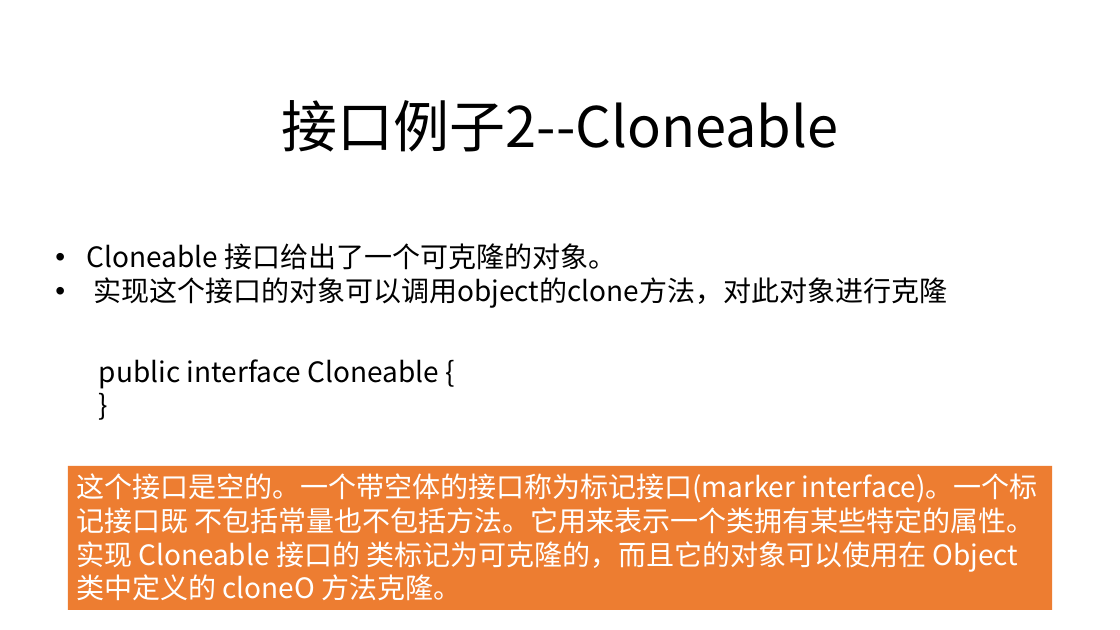
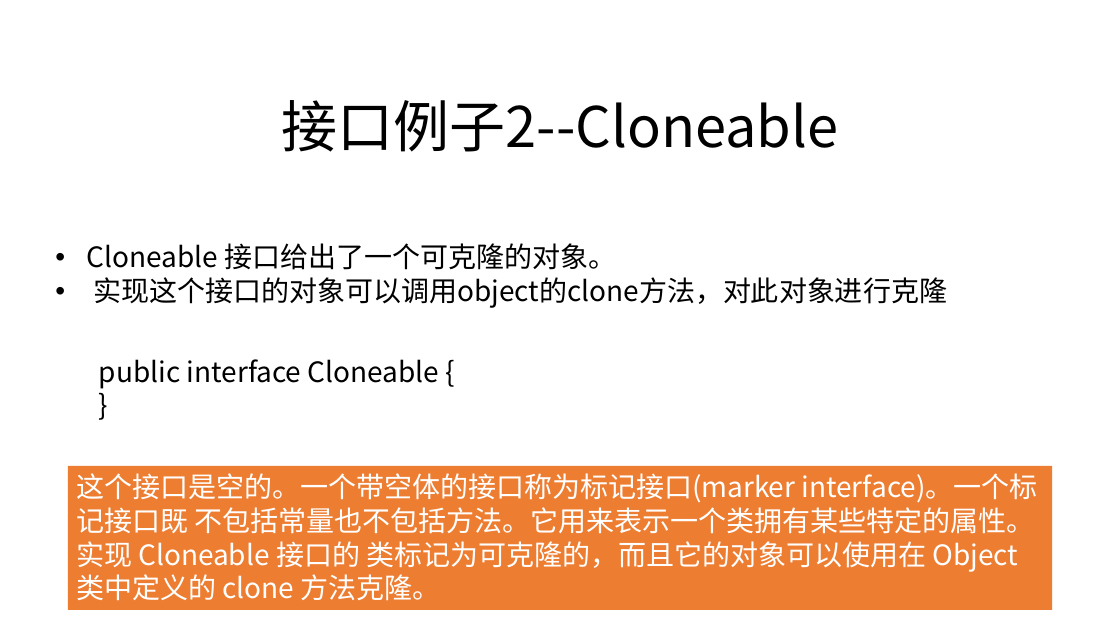
Before and after one commit to zjyesir/hmc_java_1, a slide deck: slide 21 of ppt/12.抽象类和接口.pptx (slide 20 before the commit). Drawn at 1120x630 pixels with LibreOffice and Linux fonts; fonts in the diff are those of the drawing; background and template pictures are left out. Boxes give left, top, right and bottom in pixels: in the first picture for what was removed or moved away, otherwise in the second. Text is boxed around its words. In the diff, an @@ line names an element or a change of style, - is before the commit and + after.

Commit message:
抽象类和接口 写完

```diff
--- a/ppt/12.抽象类和接口.pptx
+++ b/ppt/12.抽象类和接口.pptx
@@ text in rectangle at (76,473,1038,601): text changed @@
-这个接口是空的。一个带空体的接口称为标记接口(marker interface)。一个标记接口既 不包括常量也不包括方法。它用来表示一个类拥有某些特定的属性。实现 Cloneable 接口的 类标记为可克隆的，而且它的对象可以使用在 Object 类中定义的 cloneO 方法克隆。
+这个接口是空的。一个带空体的接口称为标记接口(marker interface)。一个标记接口既 不包括常量也不包括方法。它用来表示一个类拥有某些特定的属性。实现 Cloneable 接口的 类标记为可克隆的，而且它的对象可以使用在 Object 类中定义的 clone 方法克隆。
```
Also in this commit, not shown: 15 other slides changed, 6 slides added, 2 slides removed, 3 other files.
